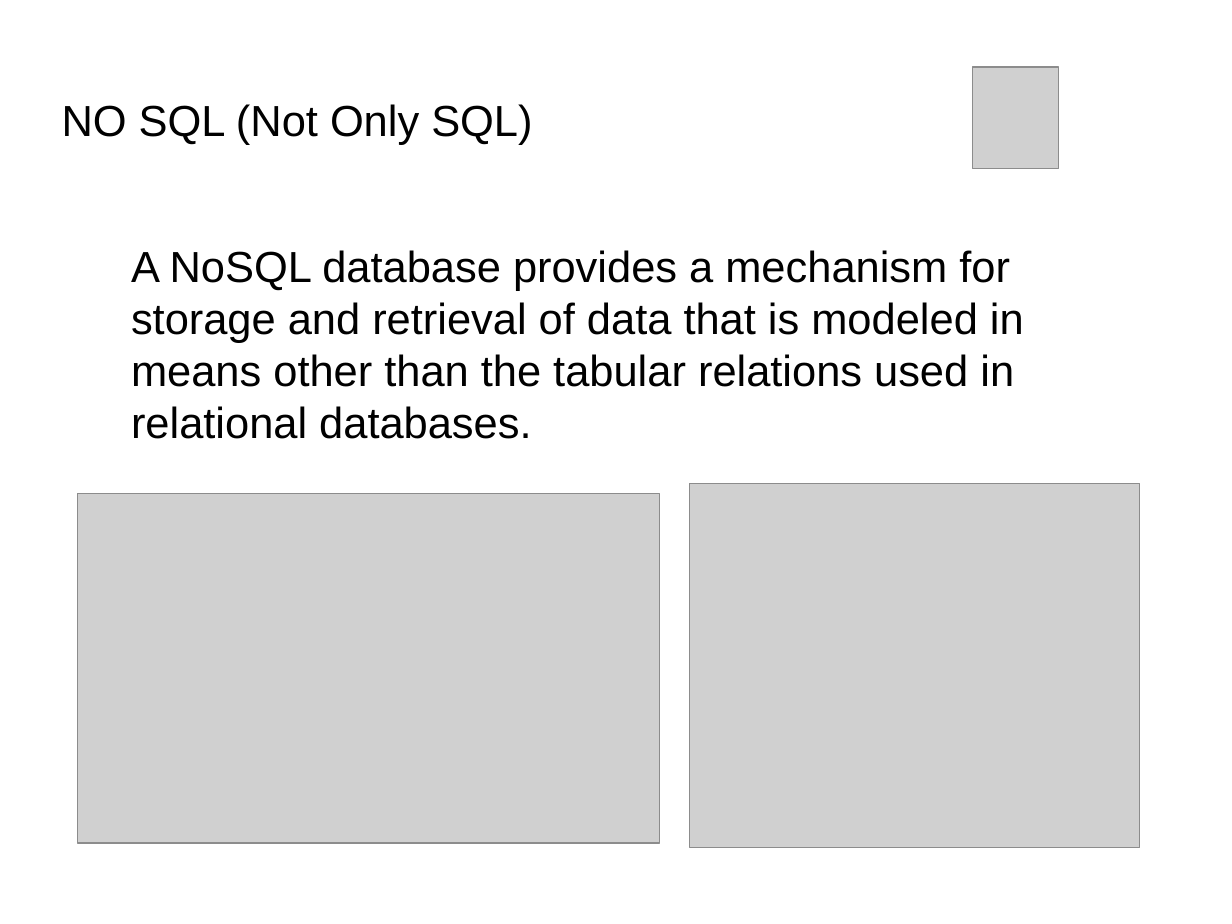
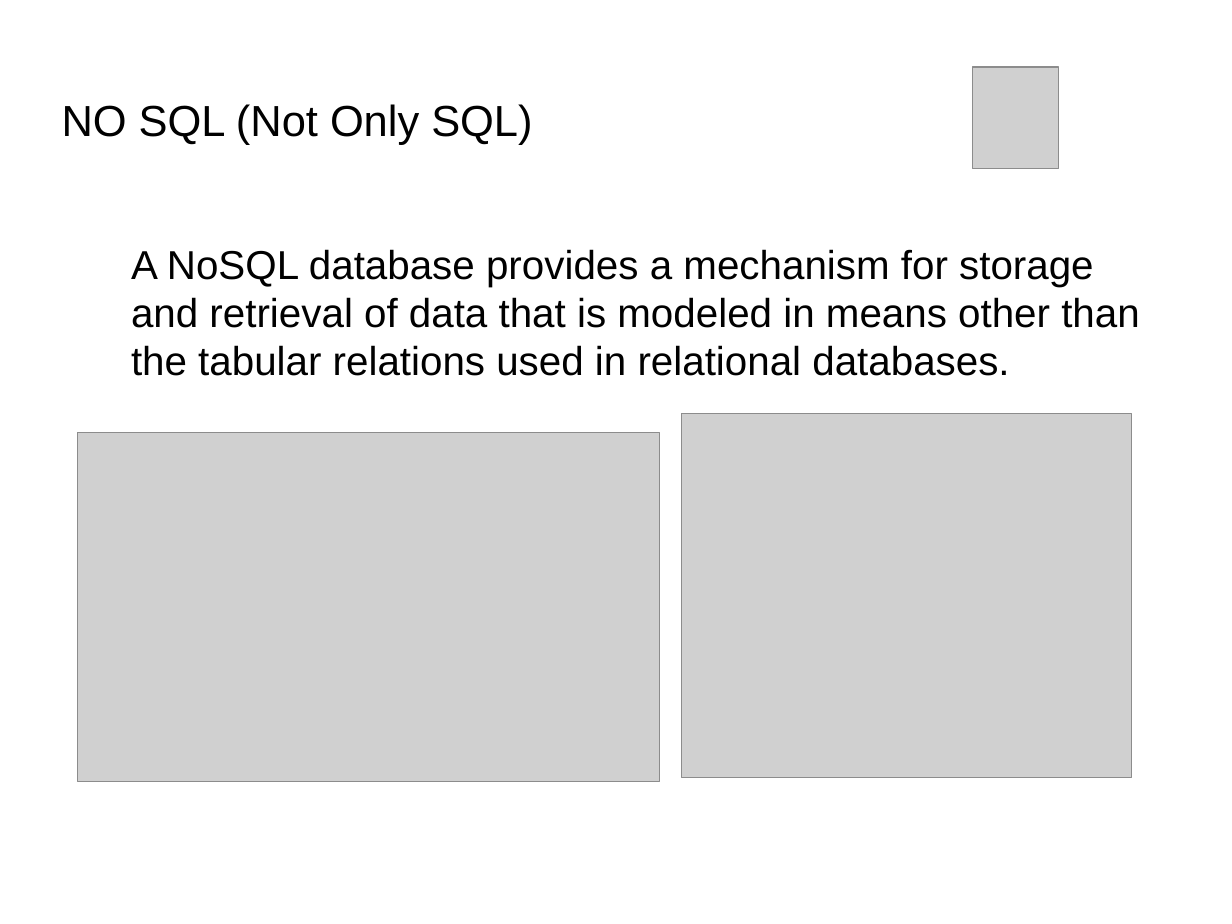
Before and after one commit to Bhakti/mongo_session, a slide deck: slide 4 of MongoDB_Session.odp (slide 3 before the commit). Drawn at 1232x924 pixels with LibreOffice and Linux fonts; fonts in the diff are those of the drawing; grey boxes stand for pictures; background and template pictures are left out. Boxes give left, top, right and bottom in pixels: in the first picture for what was removed or moved away, otherwise in the second. Text is boxed around its words. In the diff, an @@ line names an element or a change of style, - is before the commit and + after.

```diff
--- a/MongoDB_Session.odp
+++ b/MongoDB_Session.odp
@@ text "A NoSQL database provides a ..." at box(131, 249, 1140, 376): size 28 to 26 pt @@
@@ picture: place and size @@
-picture at box(690, 483, 1140, 847)
+picture at box(682, 414, 1133, 778)
@@ picture: place and size @@
-picture at box(77, 494, 660, 843)
+picture at box(77, 433, 660, 781)
```
Also in this commit, not shown: 11 other slides changed, 8 slides added, 1 slide removed, 5 other files.
